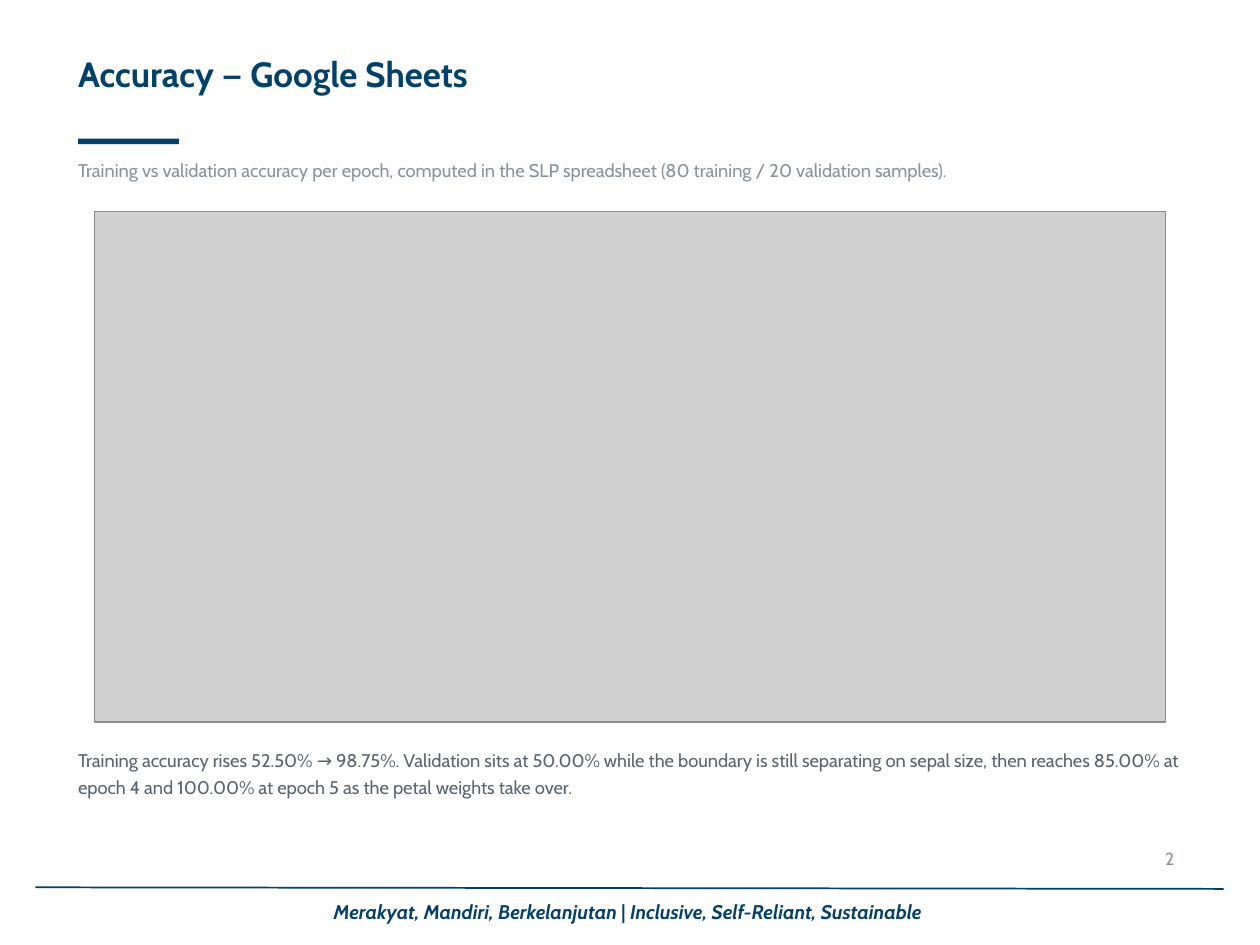
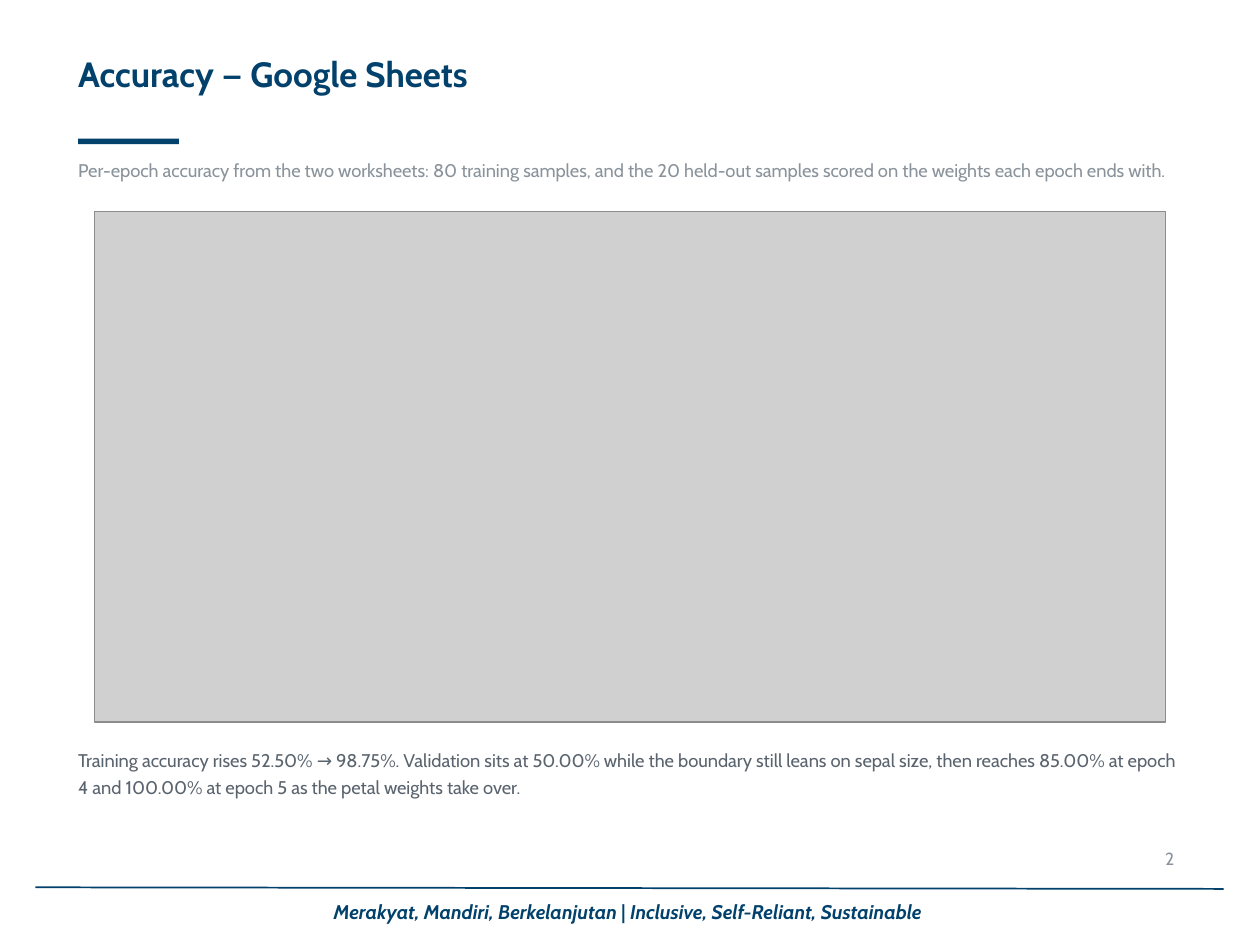
Before and after one commit to muhajav/SLP-Deep-Learning, a slide deck: slide 2 of Assignment 1 - SLP - Muhammad Javier.pptx. Drawn at 1260x945 pixels with LibreOffice and Linux fonts; fonts in the diff are those of the drawing; grey boxes stand for pictures; background and template pictures are left out. Boxes give left, top, right and bottom in pixels: in the first picture for what was removed or moved away, otherwise in the second. Text is boxed around its words. In the diff, an @@ line names an element or a change of style, - is before the commit and + after.

```diff
--- a/Assignment 1 - SLP - Muhammad Javier.pptx
+++ b/Assignment 1 - SLP - Muhammad Javier.pptx
@@ text at [78, 163, 1165, 181]: text changed @@
-Training vs validation accuracy per epoch, computed in the SLP spreadsheet (80 training / 20 validation samples).
+Per-epoch accuracy from the two worksheets: 80 training samples, and the 20 held-out samples scored on the weights each epoch ends with.
@@ text at [78, 753, 1176, 799]: text changed @@
-Training accuracy rises 52.50% → 98.75%. Validation sits at 50.00% while the boundary is still separating on sepal size, then reaches 85.00% at epoch 4 and 100.00% at epoch 5 as the petal weights take over.
+Training accuracy rises 52.50% → 98.75%. Validation sits at 50.00% while the boundary still leans on sepal size, then reaches 85.00% at epoch 4 and 100.00% at epoch 5 as the petal weights take over.
```
Also in this commit, not shown: 3 other slides changed, 7 other files.
